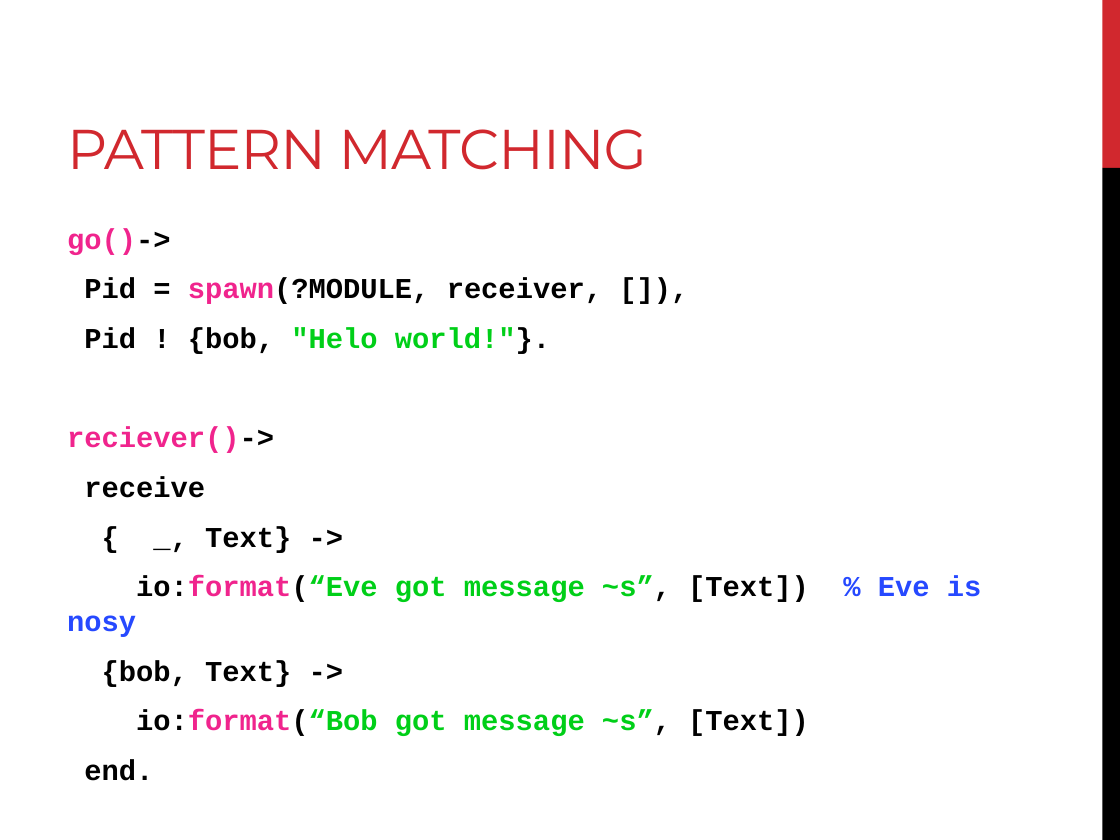
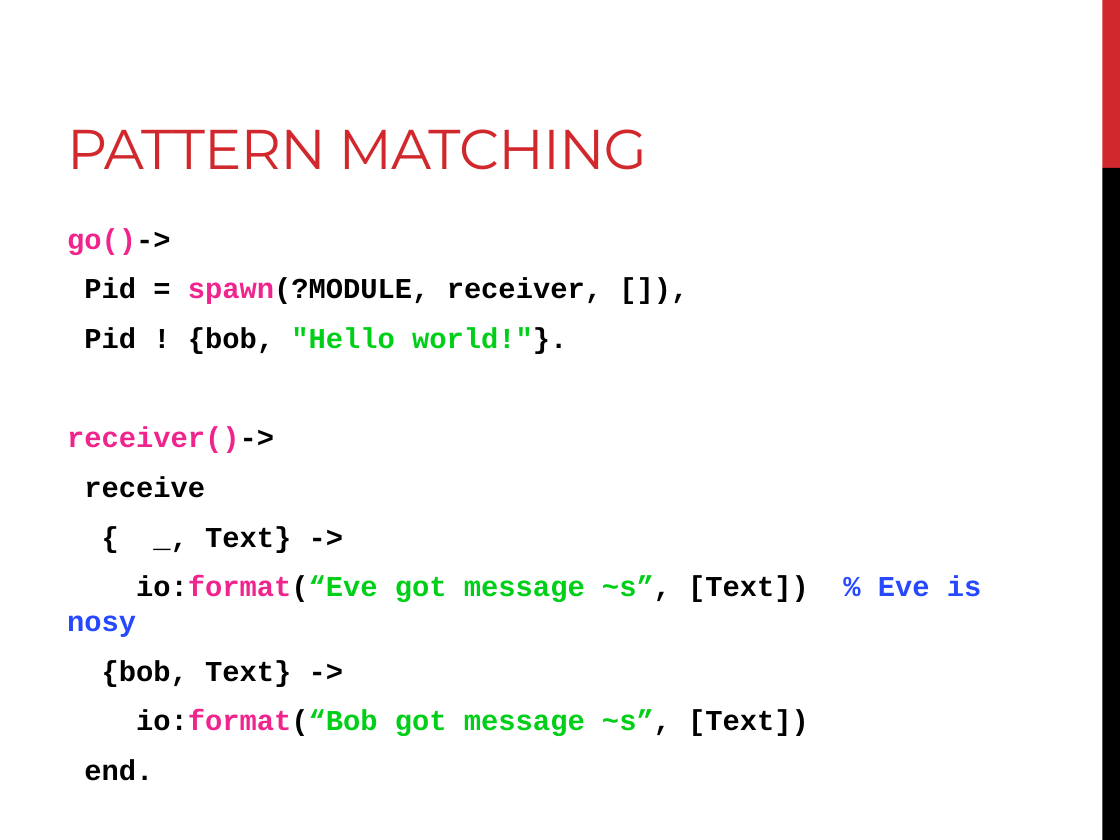
Before and after one commit to Matt8109/mcp_erlang, a slide deck: slide 8 of Presentation.pptx (slide 7 before the commit). Drawn at 1120x840 pixels with LibreOffice and Linux fonts; fonts in the diff are those of the drawing. Boxes give left, top, right and bottom in pixels: in the first picture for what was removed or moved away, otherwise in the second. Text is boxed around its words. In the diff, an @@ line names an element or a change of style, - is before the commit and + after.

```diff
--- a/Presentation.pptx
+++ b/Presentation.pptx
@@ text at <box>67,327,567,453</box>: text changed @@
-Pid ! {bob, "Helo world!"}.
-reciever()->
+Pid ! {bob, "Hello world!"}.
+receiver()->
```
Also in this commit, not shown: 3 other slides changed, 3 slides added.
